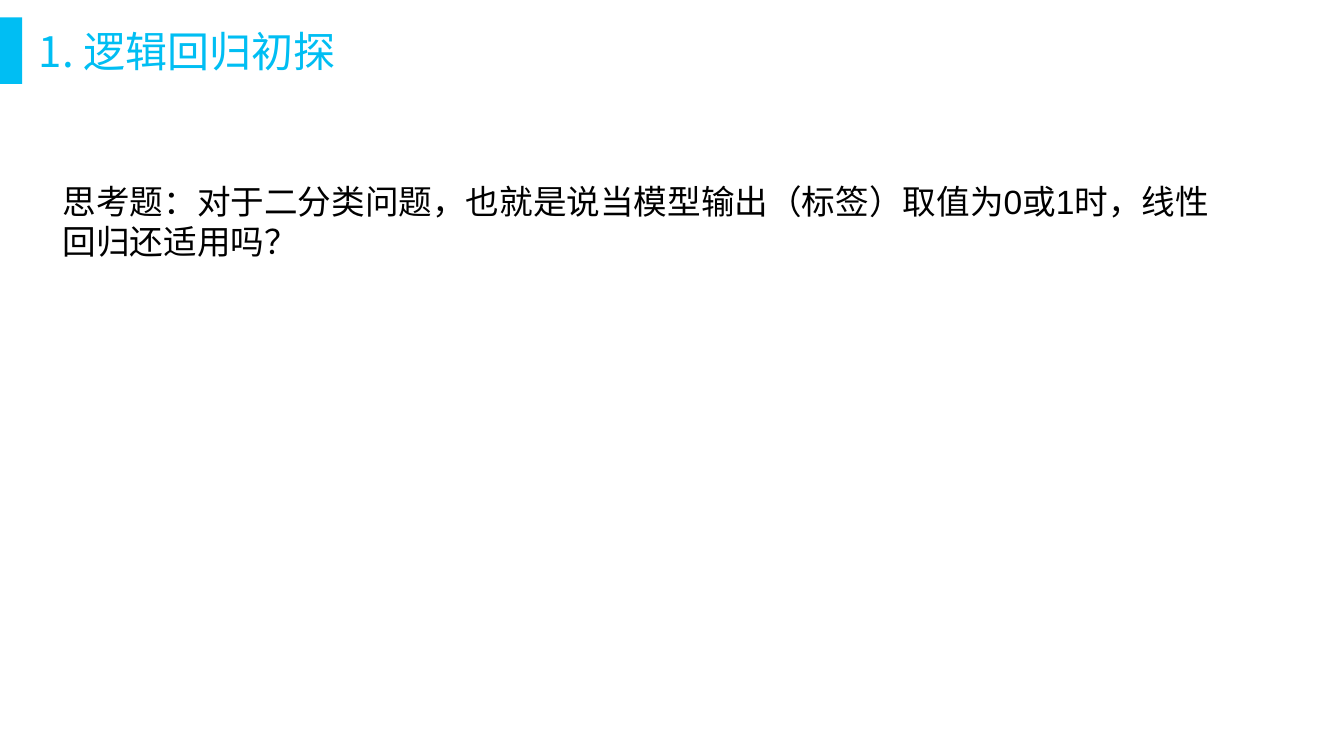
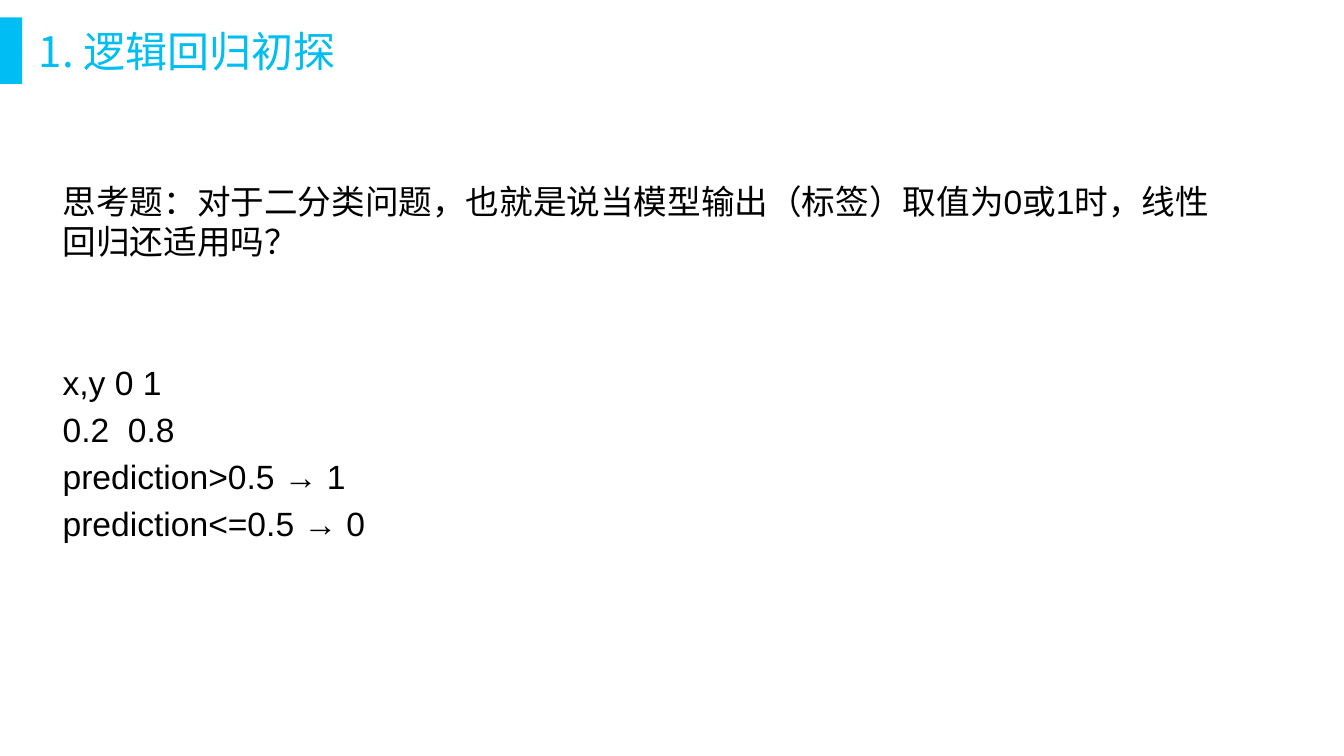
Before and after one commit to yzhwzh/Python, a slide deck: slide 2 of 4.Kaggle/3.class/5逻辑回归初探.pptx. Drawn at 1344x756 pixels with LibreOffice and Linux fonts; fonts in the diff are those of the drawing. Boxes give left, top, right and bottom in pixels: in the first picture for what was removed or moved away, otherwise in the second. Text is boxed around its words. In the diff, an @@ line names an element or a change of style, - is before the commit and + after.

```diff
--- a/4.Kaggle/3.class/5逻辑回归初探.pptx
+++ b/4.Kaggle/3.class/5逻辑回归初探.pptx
@@ text at box(63, 371, 365, 543): paragraphs added @@
+x,y 0 1
+0.2 0.8
+prediction>0.5 → 1
+prediction<=0.5 → 0
```
Also in this commit, not shown: 2 slides added, 51 other files.
